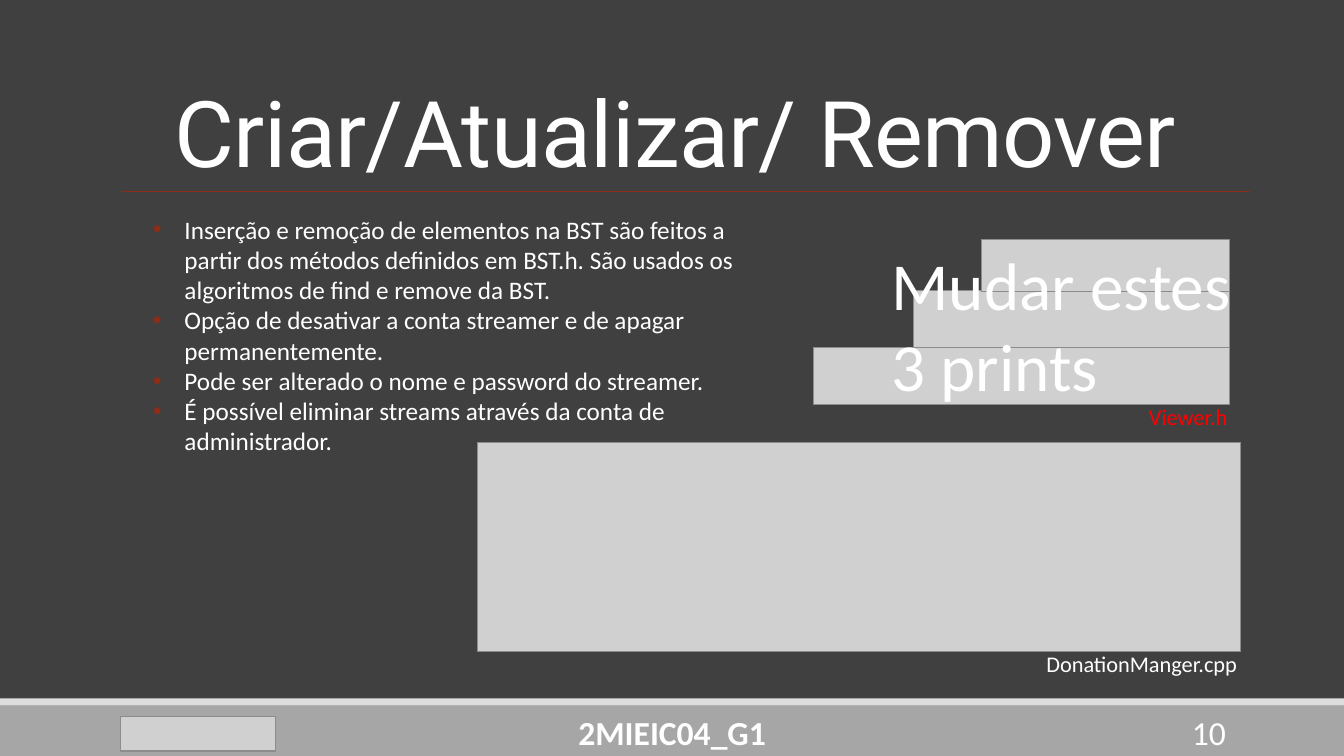
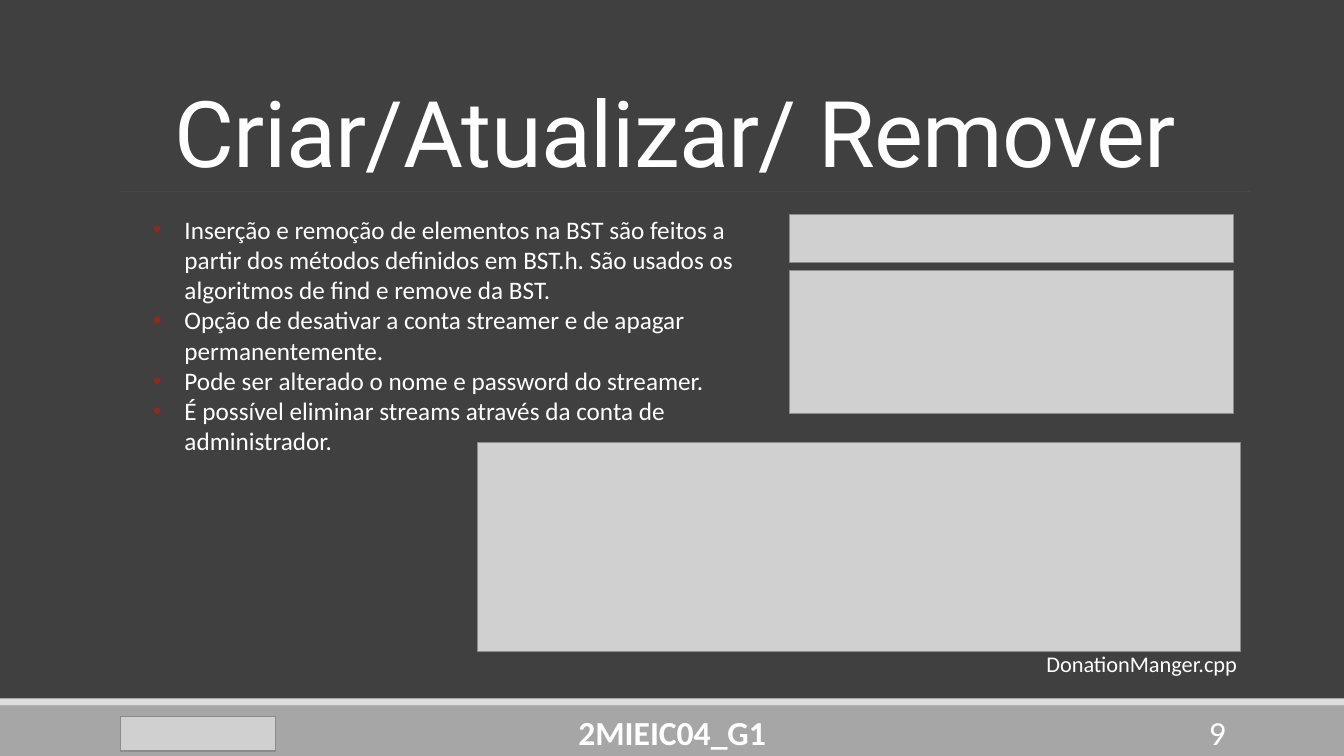
Before and after one commit to DoStini/FEUP-AEDA-proj, a slide deck: slide 9 of StreamZ__P2.pptx (slide 10 before the commit). Drawn at 1344x756 pixels with LibreOffice and Linux fonts; fonts in the diff are those of the drawing; grey boxes stand for pictures. Boxes give left, top, right and bottom in pixels: in the first picture for what was removed or moved away, otherwise in the second. Text is boxed around its words. In the diff, an @@ line names an element or a change of style, - is before the commit and + after.

```diff
--- a/StreamZ__P2.pptx
+++ b/StreamZ__P2.pptx
@@ picture added at box(789, 215, 1233, 263) @@
@@ text removed at box(891, 255, 1230, 407) @@
-Mudar estes 3 prints
@@ picture removed at box(981, 240, 1230, 292) @@
@@ picture added at box(789, 271, 1233, 414) @@
@@ picture removed at box(914, 291, 1230, 351) @@
@@ picture removed at box(814, 348, 1230, 404) @@
@@ text removed at box(1149, 409, 1228, 425) @@
-Viewer.h
@@ page number at box(1209, 723, 1226, 745): text changed @@
-10
+9
```
Also in this commit, not shown: 6 other slides changed, 1 slide removed.
